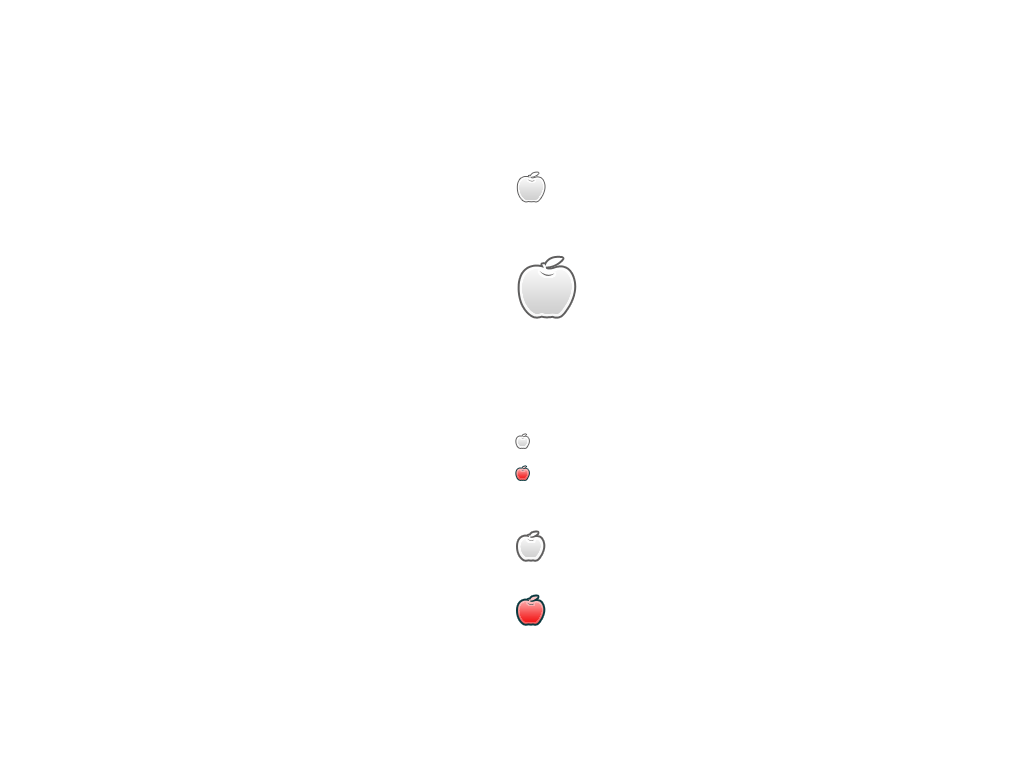
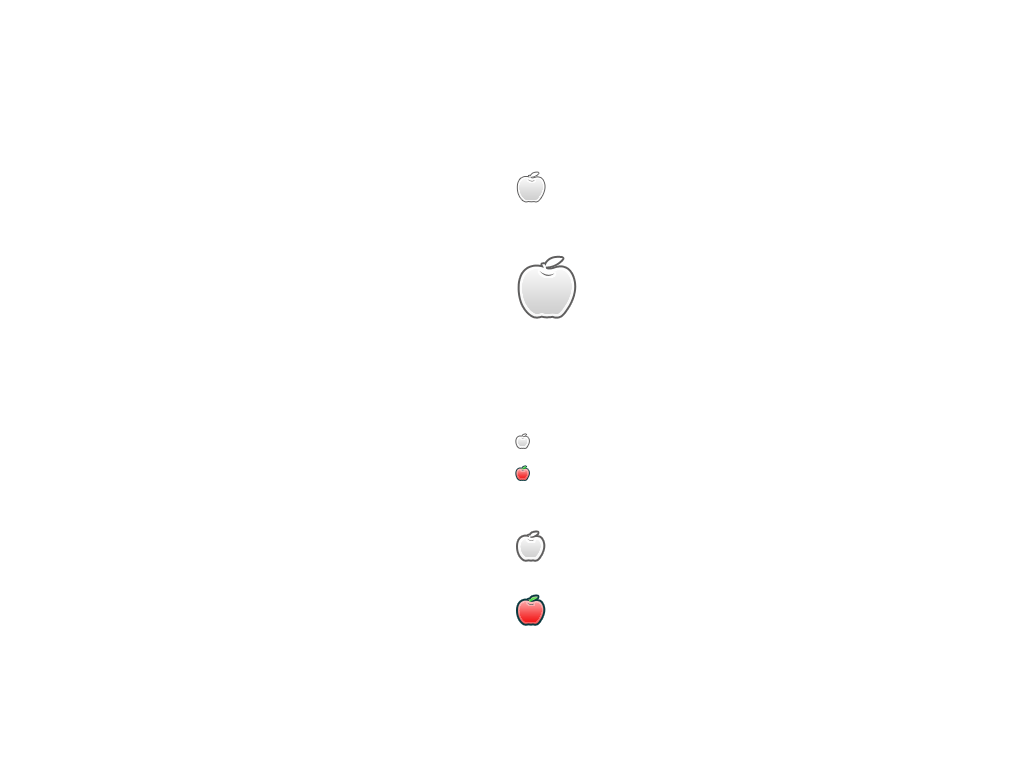
The second 1024x768 image is a revision of the first. Changes to its layers:
added layer "Leaf Green" in group "Icon" over [521, 466, 538, 602]
